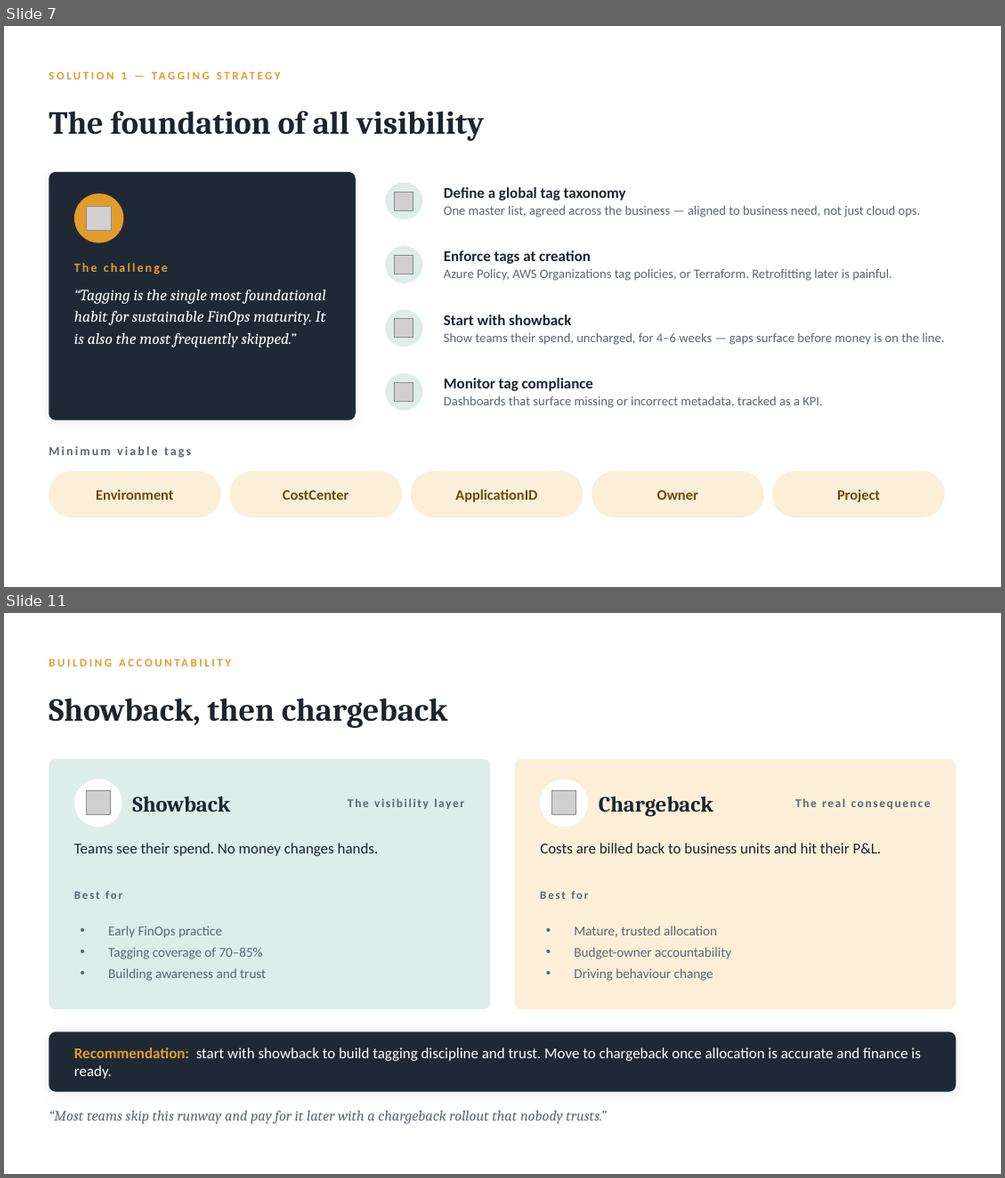
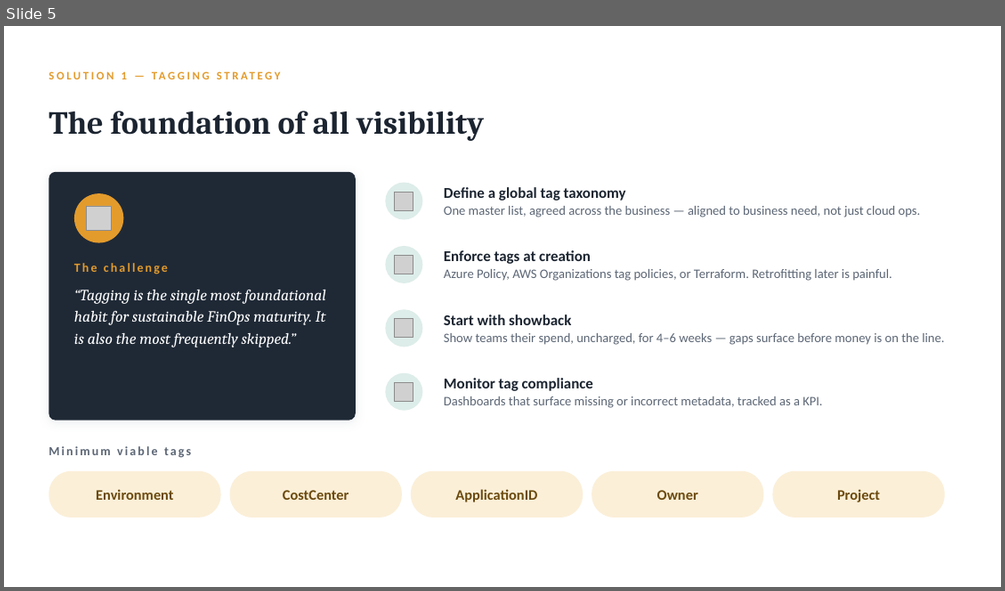
Before and after one commit to arielga5-code/Finops, a slide deck: presentations/finops-gaining-visibility-cfo.pptx. Shown one above the other, each under a label of ours: slides 7 and 11 before the commit, slide 5 after it; the slides between them are not shown. The pictures are 1005x1178 and 1005x591 pixels, drawn with LibreOffice and Linux fonts; fonts in the diff are those of the drawing; grey boxes stand for pictures. Boxes give left, top, right and bottom in pixels: in the first picture for what was removed or moved away, otherwise in the second. Text is boxed around its words. In the diff, an @@ line names an element or a change of style, - is before the commit and + after.

```diff
--- a/presentations/finops-gaining-visibility-cfo.pptx
+++ b/presentations/finops-gaining-visibility-cfo.pptx
@@ slide 11 removed at (x1=4, y1=613, x2=1001, y2=1174), background #FFFFFF @@
@@ text removed at (x1=48, y1=652, x2=647, y2=673) @@
-BUILDING ACCOUNTABILITY
@@ text removed at (x1=48, y1=698, x2=448, y2=728) @@
-Showback, then chargeback
@@ rounded rectangle removed at (x1=48, y1=759, x2=490, y2=1009) @@
@@ rounded rectangle removed at (x1=515, y1=759, x2=956, y2=1009) @@
@@ ellipse removed at (x1=74, y1=779, x2=122, y2=827) @@
@@ picture removed at (x1=86, y1=791, x2=110, y2=815) @@
@@ text removed at (x1=132, y1=796, x2=230, y2=811) @@
-Showback
@@ text removed at (x1=348, y1=798, x2=464, y2=809) @@
-The visibility layer
@@ ellipse removed at (x1=540, y1=779, x2=588, y2=827) @@
@@ picture removed at (x1=552, y1=791, x2=576, y2=815) @@
@@ text removed at (x1=599, y1=796, x2=713, y2=816) @@
-Chargeback
@@ text removed at (x1=795, y1=798, x2=930, y2=809) @@
-The real consequence
@@ text removed at (x1=74, y1=843, x2=379, y2=856) @@
-Teams see their spend. No money changes hands.
@@ text removed at (x1=540, y1=843, x2=882, y2=853) @@
-Costs are billed back to business units and hit their P&L.
@@ text removed at (x1=74, y1=891, x2=122, y2=899) @@
-Best for
@@ text removed at (x1=540, y1=891, x2=588, y2=899) @@
-Best for
@@ text removed at (x1=108, y1=925, x2=266, y2=981) @@
-• Early FinOps practice
-• Tagging coverage of 70–85%
-• Building awareness and trust
@@ text removed at (x1=574, y1=925, x2=731, y2=981) @@
-• Mature, trusted allocation
-• Budget-owner accountability
-• Driving behaviour change
@@ rounded rectangle removed at (x1=48, y1=1032, x2=956, y2=1092) @@
@@ text removed at (x1=74, y1=1047, x2=920, y2=1078) @@
-Recommendation: start with showback to build tagging discipline and trust. Move to chargeback once allocation is accurate and finance is ready.
@@ text removed at (x1=48, y1=1110, x2=607, y2=1124) @@
-“Most teams skip this runway and pay for it later with a chargeback rollout that nobody trusts.”
@@ what was slide 7 is now slide 5 @@
```
Also in this commit, not shown: 1 slide changed, 6 slides added, 17 other slides removed, 9 other files.
